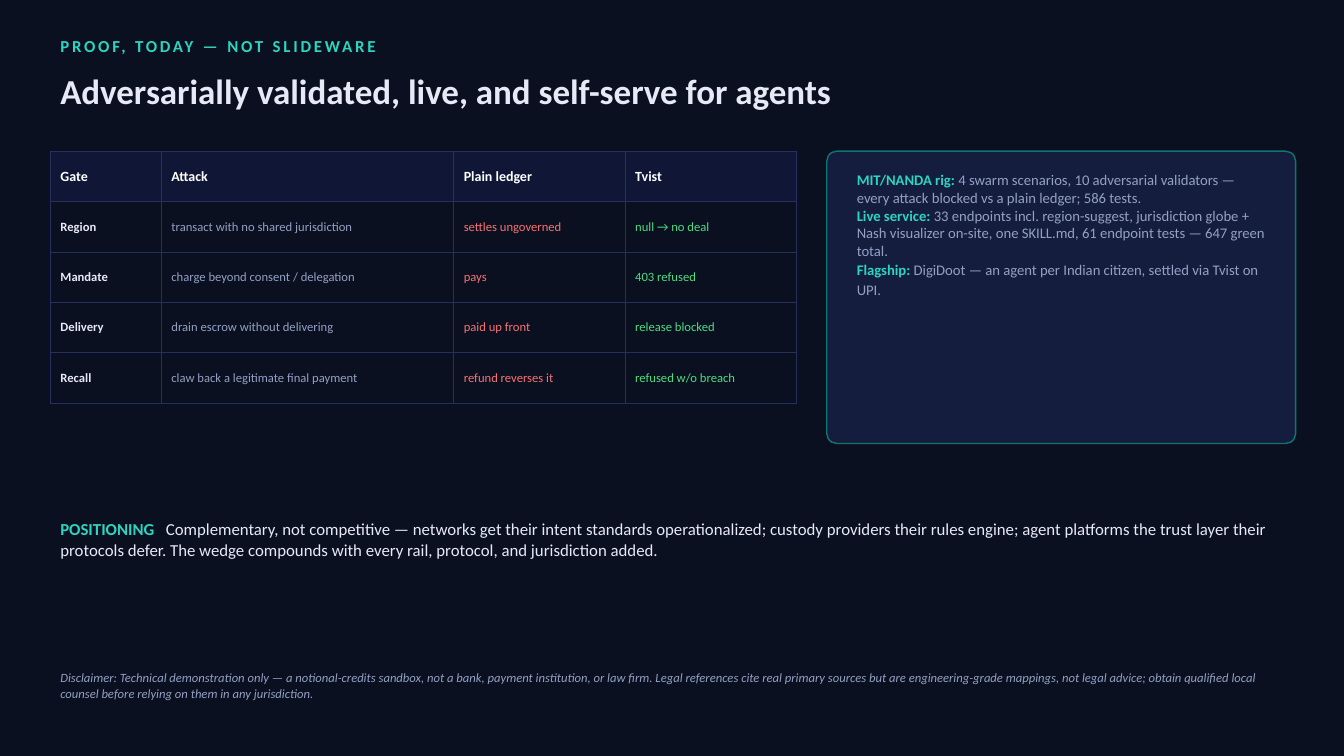
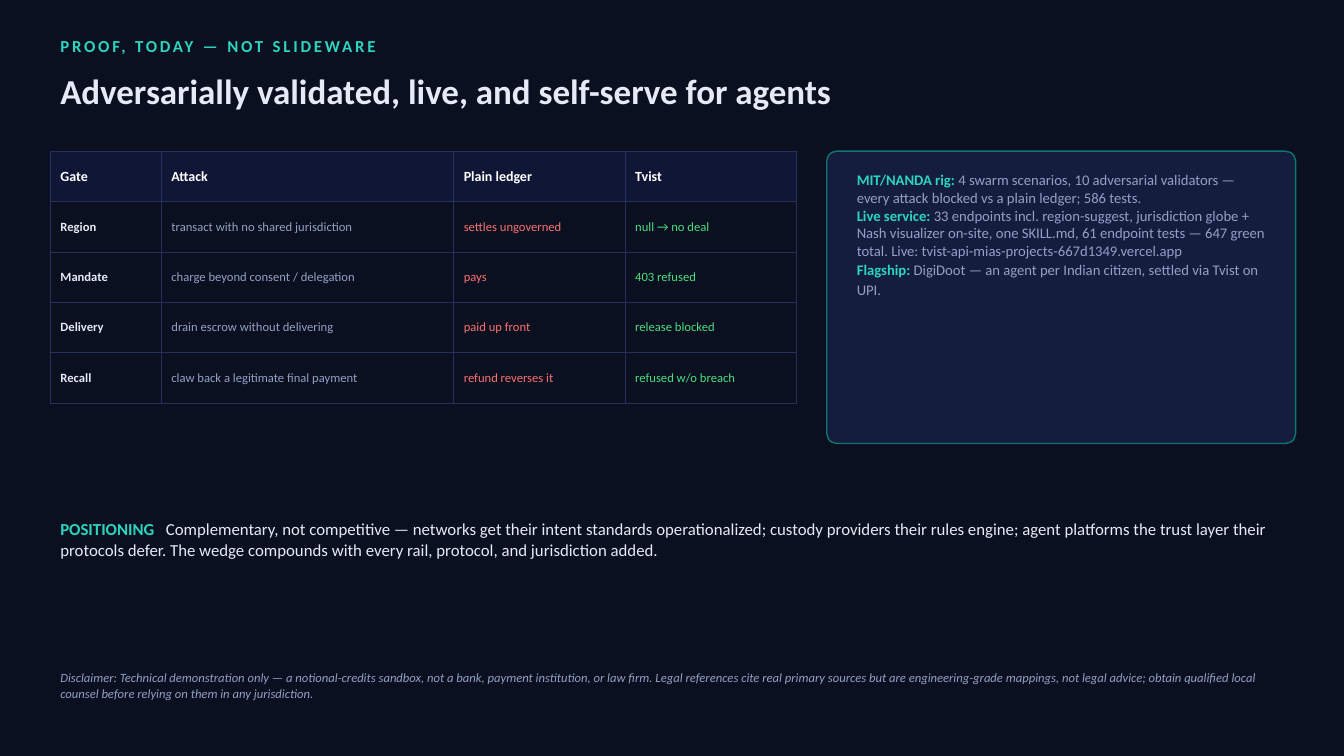
Before and after one commit to superheroin888/tvist-api, a slide deck: slide 6 of assets/Tvist-Executive-Summary.pptx. Drawn at 1344x756 pixels with LibreOffice and Linux fonts; fonts in the diff are those of the drawing. Boxes give left, top, right and bottom in pixels: in the first picture for what was removed or moved away, otherwise in the second. Text is boxed around its words. In the diff, an @@ line names an element or a change of style, - is before the commit and + after.

Commit message:
artifacts: tvist.api rebrand + live URL; commit PDF generators

```diff
--- a/assets/Tvist-Executive-Summary.pptx
+++ b/assets/Tvist-Executive-Summary.pptx
@@ text at bbox=[857, 174, 1265, 295]: text changed @@
-MIT/NANDA rig: 4 swarm scenarios, 10 adversarial validators — every attack blocked vs a plain ledger; 586 tests.
-Live service: 33 endpoints incl. region-suggest, jurisdiction globe + Nash visualizer on-site, one SKILL.md, 61 endpoint tests — 647 green total.
-Flagship: DigiDoot — an agent per Indian citizen, settled via Tvist on UPI.
+MIT/NANDA rig: 4 swarm scenarios, 10 adversarial validators — every attack blocked vs a plain ledger; 586 tests.
+Live service: 33 endpoints incl. region-suggest, jurisdiction globe + Nash visualizer on-site, one SKILL.md, 61 endpoint tests — 647 green total. Live: tvist-api-mias-projects-667d1349.vercel.app
+Flagship: DigiDoot — an agent per Indian citizen, settled via Tvist on UPI.
```
Also in this commit, not shown: 1 other slide changed, 5 other files.
